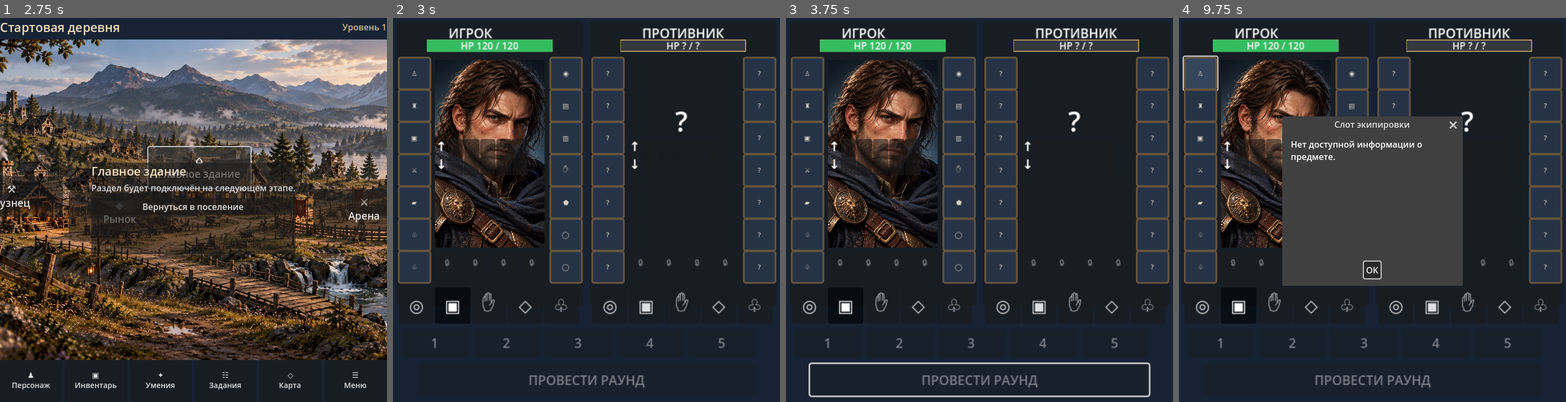
Above: before the commit, frames 1-4 (left to right).
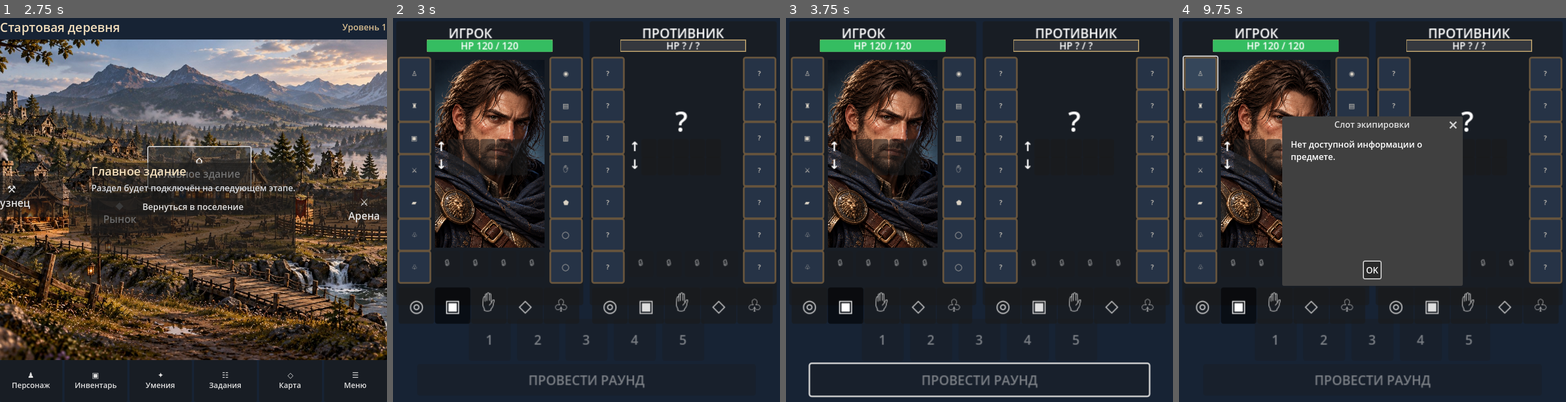
Above: after the commit, the same moments.

Repository: Archoniou1987/Battle-of-Artheon
Game: Godot game, scene res://scenes/main/main.tscn
Same seed, same stepped clock (60 frames per second), same inputs: the game is played once before the commit and once after it.
Inputs (mouse positions are in pixels of both pictures, inside the frame that each line leads up to):
- Up to frame 1 (2.75 s): click "⚒ Кузнец" at 0.5 s; click "◆ Рынок" at 1.25 s; click "⌂ Главное здание" at 2 s
- Up to frame 2 (3 s): click "⚔ Арена" at 2.75 s
- Up to frame 3 (3.75 s): click "♟ Персонаж" at 3.5 s
- Up to frame 4 (9.75 s): click "▣ Инвентарь" at 4.25 s; click "✦ Умения" at 5 s; click "☷ Задания" at 5.75 s; click "◇ Карта" at 6.5 s; click "☰ Меню" at 7.25 s; click "Вернуться в поселение" at 8 s; click (1275, 152) at 8.77 s; click "♙" at 9.5 s

Frame 1 is identical in both runs. In frame 2, 0.2% of the frame differs, in the area x 10-86%, y 82-86%; in frame 3, 0.2%; in frame 4, 0.2%.

Commit message:
Make five ABI slots square and center them above round button

Diff:
--- a/ui/arena/arena_screen.gd
+++ b/ui/arena/arena_screen.gd
@@ -139,12 +139,12 @@
 	_build_fighter(Vector2(4, 8), true)
 	_build_fighter(Vector2(244, 8), false)
 	var abilities := HBoxContainer.new()
-	abilities.position = Vector2(10, 389)
-	abilities.add_theme_constant_override("separation", 5)
+	abilities.position = Vector2(94, 377)
+	abilities.add_theme_constant_override("separation", 8)
 	square_content.add_child(abilities)
 	for index in range(5):
 		var button := Button.new()
-		button.custom_minimum_size = Vector2(84, 36)
+		button.custom_minimum_size = Vector2(52, 52)
 		button.text = str(index + 1)
 		button.tooltip_text = "Активная способность %d" % (index + 1)
 		button.toggle_mode = true
